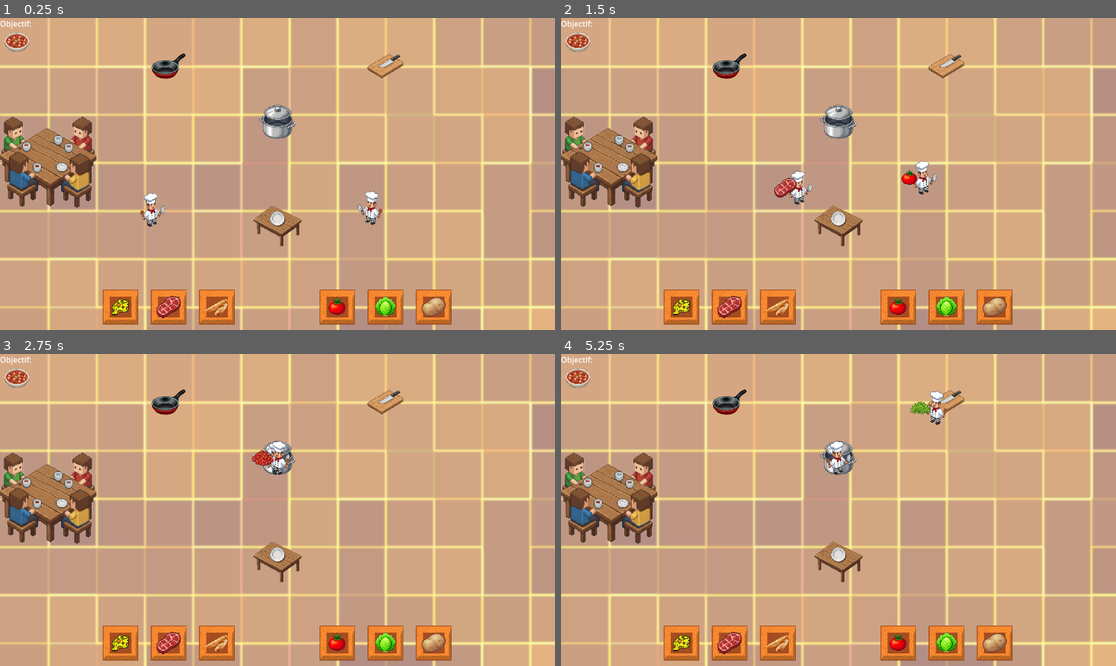
Above: before the commit, frames 1-4 (two rows, left to right).
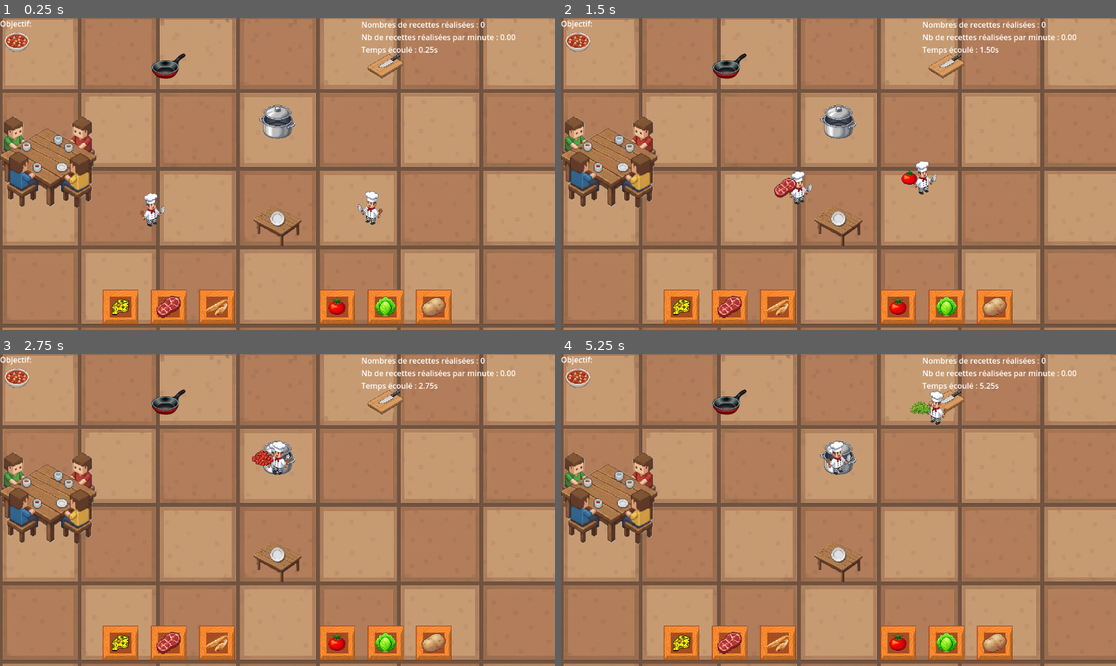
Above: after the commit, the same moments.

Repository: Wakeless-Ry/Overcooked-minimaliste
Game: Godot game, scene res://world.tscn
Same seed, same stepped clock (60 frames per second), same inputs: the game is played once before the commit and once after it.
Inputs:
- Up to frame 1 (0.25 s): no input
- Up to frame 2 (1.5 s): no input
- Up to frame 3 (2.75 s): no input
- Up to frame 4 (5.25 s): no input

The runs differ from the first frame. In frame 1, 61% of the frame differs, in the area x 0-100%, y 0-100%; in frame 2, 61%; in frame 3, 61%; in frame 4, 61%.

Commit message:
ajout des stats + nouveau sol

Diff:
--- a/world.gd
+++ b/world.gd
@@ -5,6 +5,10 @@
 var station_scene = preload("res://station.tscn")
 var cook_scene = preload("res://cook.tscn")
 var objectif_scene = preload("res://objectif.tscn")
+
+var nombre_recette = 0
+var time_start = 0
+var time_now = 0
 
 var cooks = []
 var cooks_inventory = []
@@ -18,6 +22,18 @@
 var objectif = null
 
 func _process(delta):
+	time_now = Time.get_unix_time_from_system()
+	var time_elapsed = time_now - time_start
+	var nb_recette_minute = 0
+	if time_elapsed != 0 :
+		nb_recette_minute = (60 * nombre_recette) / time_elapsed
+	$Label.text = "Nombres de recettes réalisées : " + str(nombre_recette) + "\n"
+	$Label.text +="Nb de recettes réalisées par minute : " + str(nb_recette_minute).pad_decimals(2) + "\n"
+	$Label.text +="Temps écoulé : " + str(time_elapsed).pad_decimals(2) + "s"
+
+
+
+
 	if recipe == null:
 		recipe = recipes.pick_random()
 	display()
@@ -47,6 +63,7 @@
 				cooks_inventory[i] = kitchen[action[1]].interact(cooks_inventory[i])
 				if action[1] == "DELIVERY_TABLE":
 					recipe = recipes.pick_random()
+					nombre_recette +=1
 
 func display():
 	if objectif != null:
@@ -55,7 +72,12 @@
 	objectif.adjust_size(50, Enum.dictIngredient[recipe.name])
 	add_child(objectif)
 
+
 func _ready():
+	$Label.text = "Nombres de recettes réalisées : " + str(nombre_recette)
+	$Label.position = Vector2(750,2)
+	time_start = Time.get_unix_time_from_system()
+
 	spawn_station("DELIVERY_TABLE", Vector2(100, 300))
 
 	spawn_station("STOVE_PAN", Vector2(350, 100))
--- a/world.tscn
+++ b/world.tscn
@@ -1,7 +1,7 @@
 [gd_scene load_steps=3 format=3 uid="uid://dwfcasrnq8116"]
 
 [ext_resource type="Script" uid="uid://bw5m03q1l3rwq" path="res://world.gd" id="1_f3sb7"]
-[ext_resource type="Texture2D" uid="uid://d221sg5yokd4s" path="res://sprite/mosaic_floor.jpg" id="4_aqk2v"]
+[ext_resource type="Texture2D" uid="uid://b16wrf0ailieu" path="res://sprite/nouveau_sol.png" id="2_fj7yv"]
 
 [node name="World" type="Node2D"]
 script = ExtResource("1_f3sb7")
@@ -9,6 +9,11 @@
 [node name="TextureRect" type="TextureRect" parent="."]
 offset_right = 1500.0
 offset_bottom = 1500.0
-texture = ExtResource("4_aqk2v")
+texture = ExtResource("2_fj7yv")
 expand_mode = 1
 stretch_mode = 1
+
+[node name="Label" type="Label" parent="."]
+offset_right = 229.0
+offset_bottom = 23.0
+text = "nombre de recettes réalisées:"
Binary file added: sprite/nouveau_sol.png
Not shown, added: sprite/nouveau_sol.png.import
